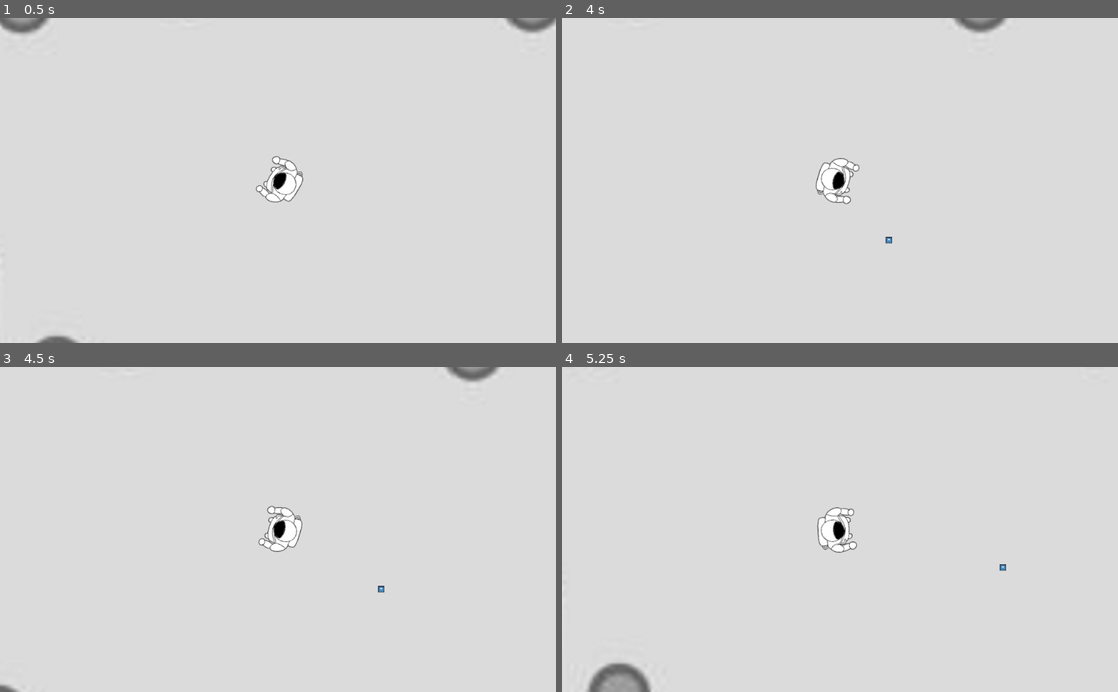
Above: before the commit, frames 1-4 (two rows, left to right).
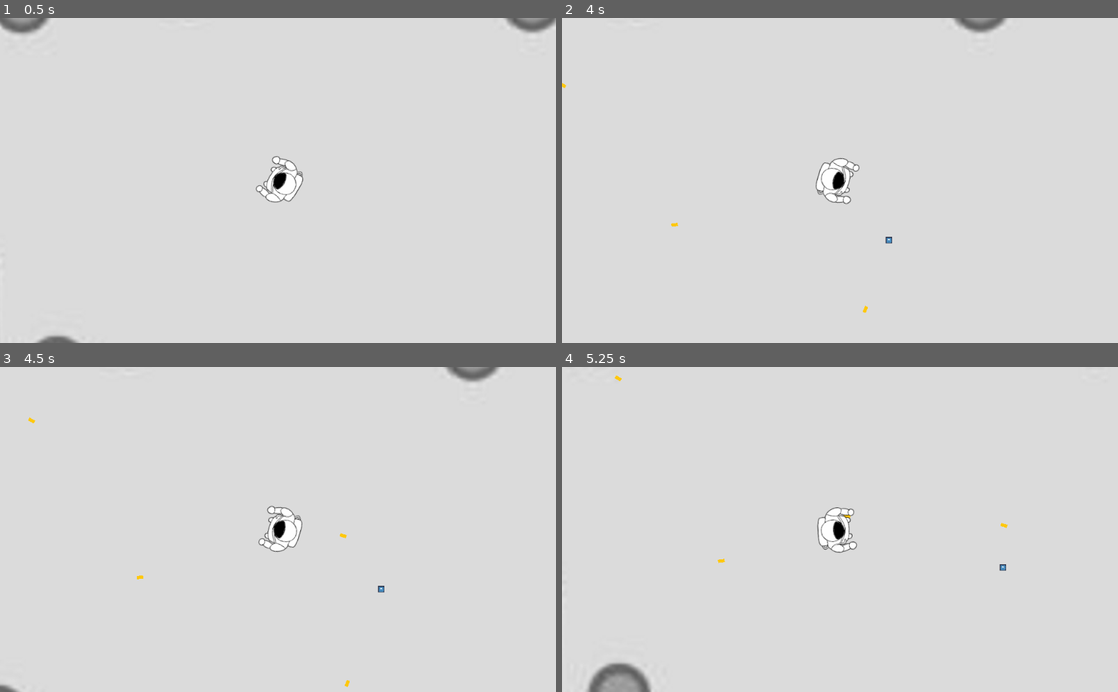
Above: after the commit, the same moments.

Repository: Tretjak/Projekt-vt21
Game: Godot game, scene res://main.tscn
Two runs of this game, one before a commit and one after it. Both use one fixed random seed, a clock stepped at 60 frames per second and the inputs below. The engine's default icon, where the game draws it, is replaced by a stand-in: a white triangle on a blue panel in a dark square. Sound files missing from this copy of the repository are replaced by a short silence.
Inputs (mouse positions are in pixels of both pictures, inside the frame that each line leads up to):
- Up to frame 1 (0.5 s): no input
- Up to frame 2 (4 s): tap Enter (ui_accept) at 0.5, 0.6, 0.77, 1.07, 1.35, 1.52, 1.82, 2.1, 2.85, 3.02, 3.32, 3.6, 3.77 s; move the mouse to (962, 164) at 0.52 s; hold Right (ui_right) 0.53-1.28 s; move the mouse to (728, 196) at 1.27 s; hold Down (ui_down) 1.28-2.03 s; move the mouse to (895, 109) at 2.02 s; hold Right (ui_right) 2.03-2.78 s; move the mouse to (812, 245) at 2.77 s; hold Up (ui_up) 2.78-3.53 s; move the mouse to (1006, 229) at 3.52 s; hold Left (ui_left) from 3.53 s (still down)
- Up to frame 3 (4.5 s): keep holding Left (ui_left); tap Enter (ui_accept) at 4.07, 4.35 s; move the mouse to (111, 480) at 4.27 s
- Up to frame 4 (5.25 s): tap Enter (ui_accept) at 4.52, 4.82, 5.1 s; move the mouse to (867, 529) at 5.02 s; release Left (ui_left) at 5.03 s; hold Down (ui_down) from 5.03 s (still down)

Frame 1 is identical in both runs. In frame 2, less than 0.1% of the frame differs, in the area x 0-55%, y 19-91%; in frame 3, less than 0.1%, in the area x 5-63%, y 15-99%; in frame 4, less than 0.1%.
Error before the commit: Invalid get index 'global_position' (on base: 'null instance'). (res://Player.gd:72)

Commit message:
Fixat skott

Diff:
--- a/Projekt vt21/Elskott.gd
+++ b/Projekt vt21/Elskott.gd
@@ -1,6 +1,6 @@
 extends Area2D
 
-const speed = 500
+const speed = 100
 var target
 
 var velocity =Vector2()
--- a/Projekt vt21/Player.gd
+++ b/Projekt vt21/Player.gd
@@ -68,8 +68,8 @@
 		$Skott_Timer.start(0.1)
 	if weapon == "Elektrisk" and timer == 0:
 		var shot = load("res://Elskott.tscn").instance()
-		var spawn = get_node("pew/Position2D")
-		shot.position = spawn.global_position
+		#var spawn = get_node("pew/Position2D")
+		shot.position = get_global_position()
 		get_parent().get_parent().add_child(shot)
 		timer = 1
 		$Skott_Timer.start(1)
